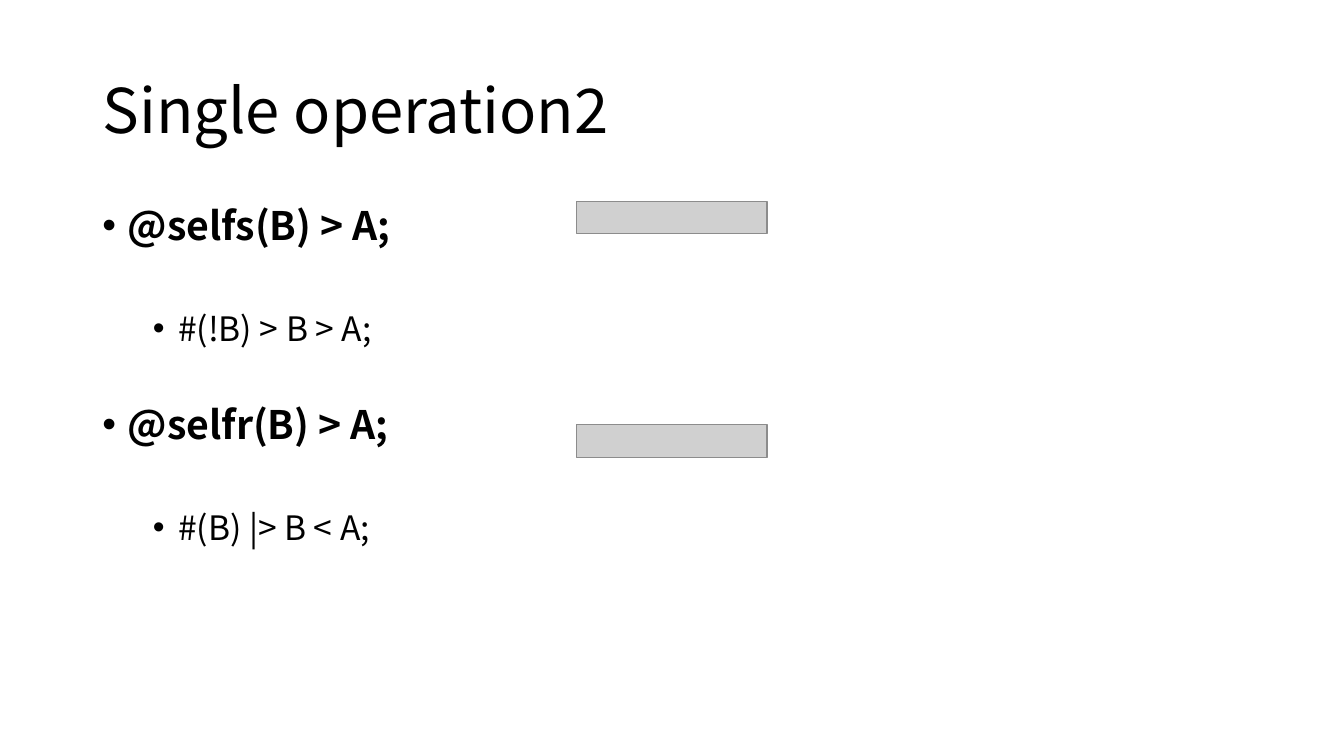
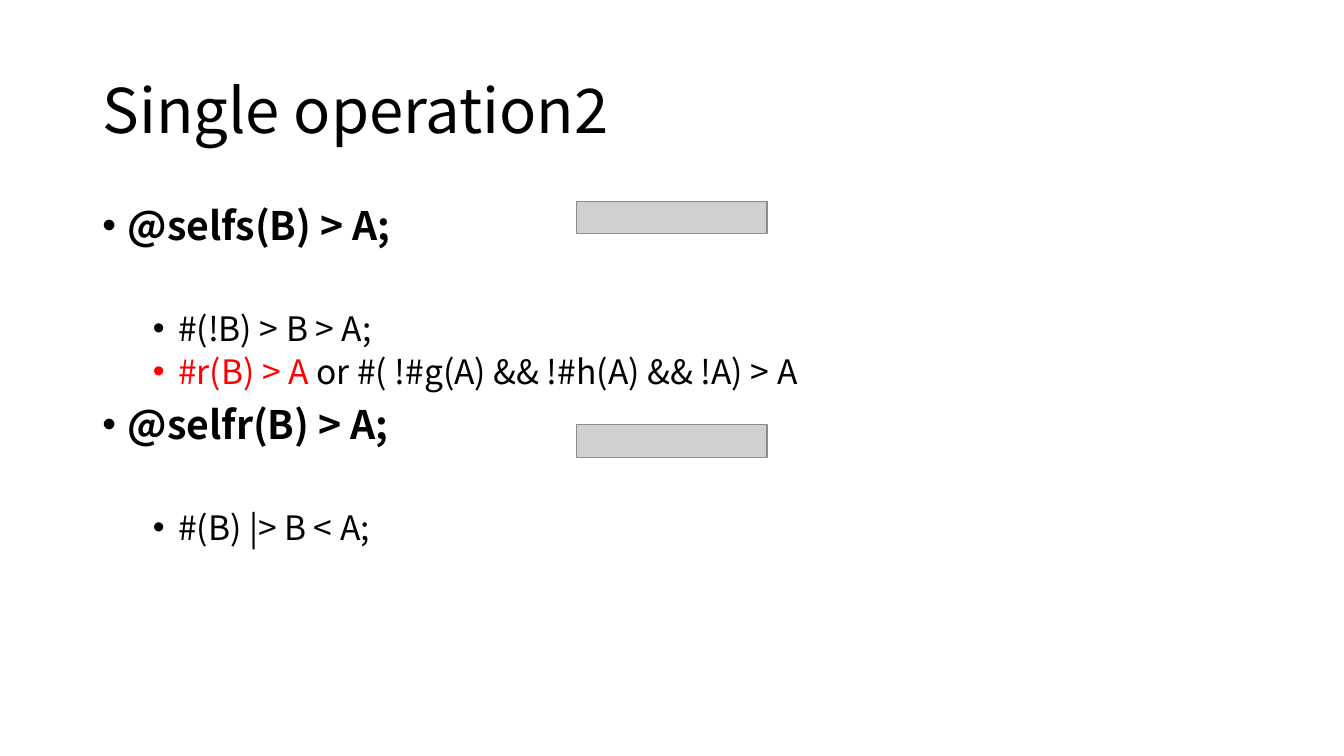
Before and after one commit to DualsoftDev/ds, a slide deck: slide 4 of Doc/PowerPoint/macro.pptx. Drawn at 1344x756 pixels with LibreOffice and Linux fonts; fonts in the diff are those of the drawing; grey boxes stand for pictures. Boxes give left, top, right and bottom in pixels: in the first picture for what was removed or moved away, otherwise in the second. Text is boxed around its words. In the diff, an @@ line names an element or a change of style, - is before the commit and + after.

```diff
--- a/Doc/PowerPoint/macro.pptx
+++ b/Doc/PowerPoint/macro.pptx
@@ text at (178, 356, 797, 393): paragraph added @@
+  • #r(B) > A or #( !#g(A) && !#h(A) && !A) > A
```
Also in this commit, not shown: 3 other slides changed.
